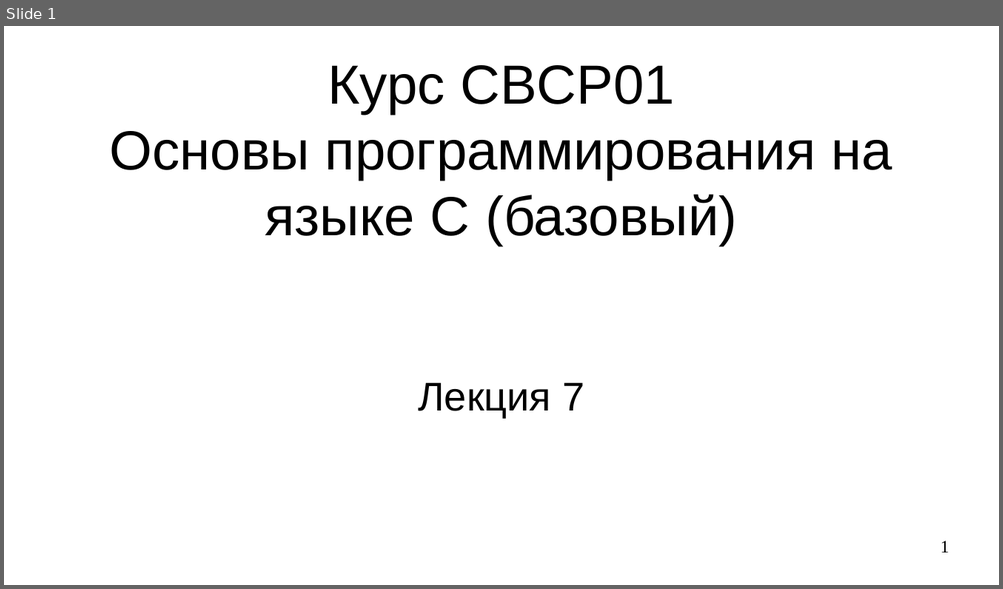
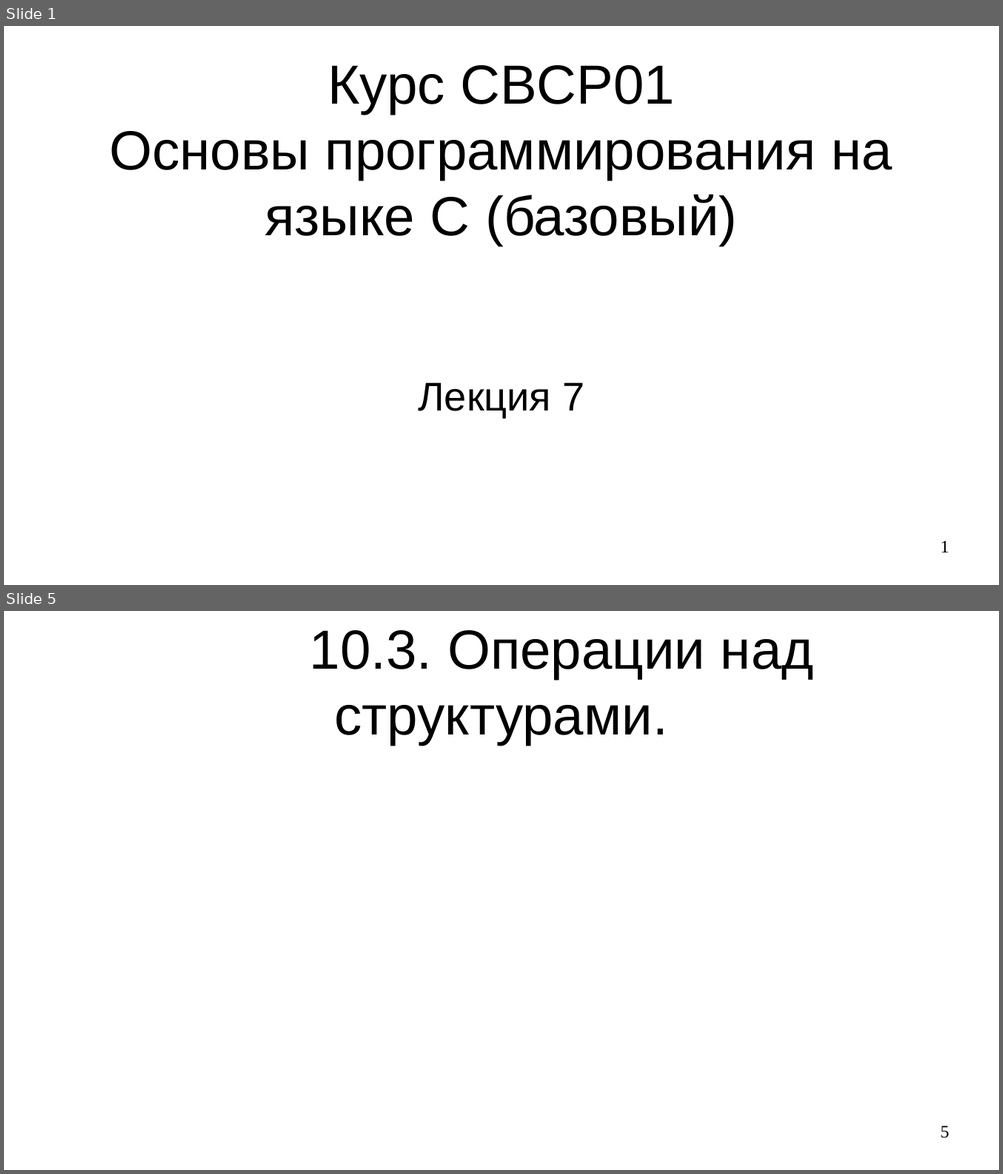
Before and after one commit to steelcraft/stud-lab, a slide deck: Лекции/CBCP01#L7.odp. Shown one above the other, each under a label of ours: slide 1 before the commit, slides 1 and 5 after it; the slides between them are not shown. The pictures are 1003x589 and 1003x1174 pixels, drawn with LibreOffice and Linux fonts; fonts in the diff are those of the drawing. Boxes give left, top, right and bottom in pixels: in the first picture for what was removed or moved away, otherwise in the second. Text is boxed around its words. In the diff, an @@ line names an element or a change of style, - is before the commit and + after.

```diff
--- a/Лекции/CBCP01#L7.odp
+++ b/Лекции/CBCP01#L7.odp
@@ slide 5 added at (4, 611, 999, 1170), background #FFFFFF @@
@@ title added at (310, 630, 814, 745), 44 pt, text #000000 @@
+10.3. Операции над структурами.
@@ page number added at (940, 1126, 949, 1139), 14 pt, text #000000 @@
+5
```
Also in this commit, not shown: 17 other slides added.
